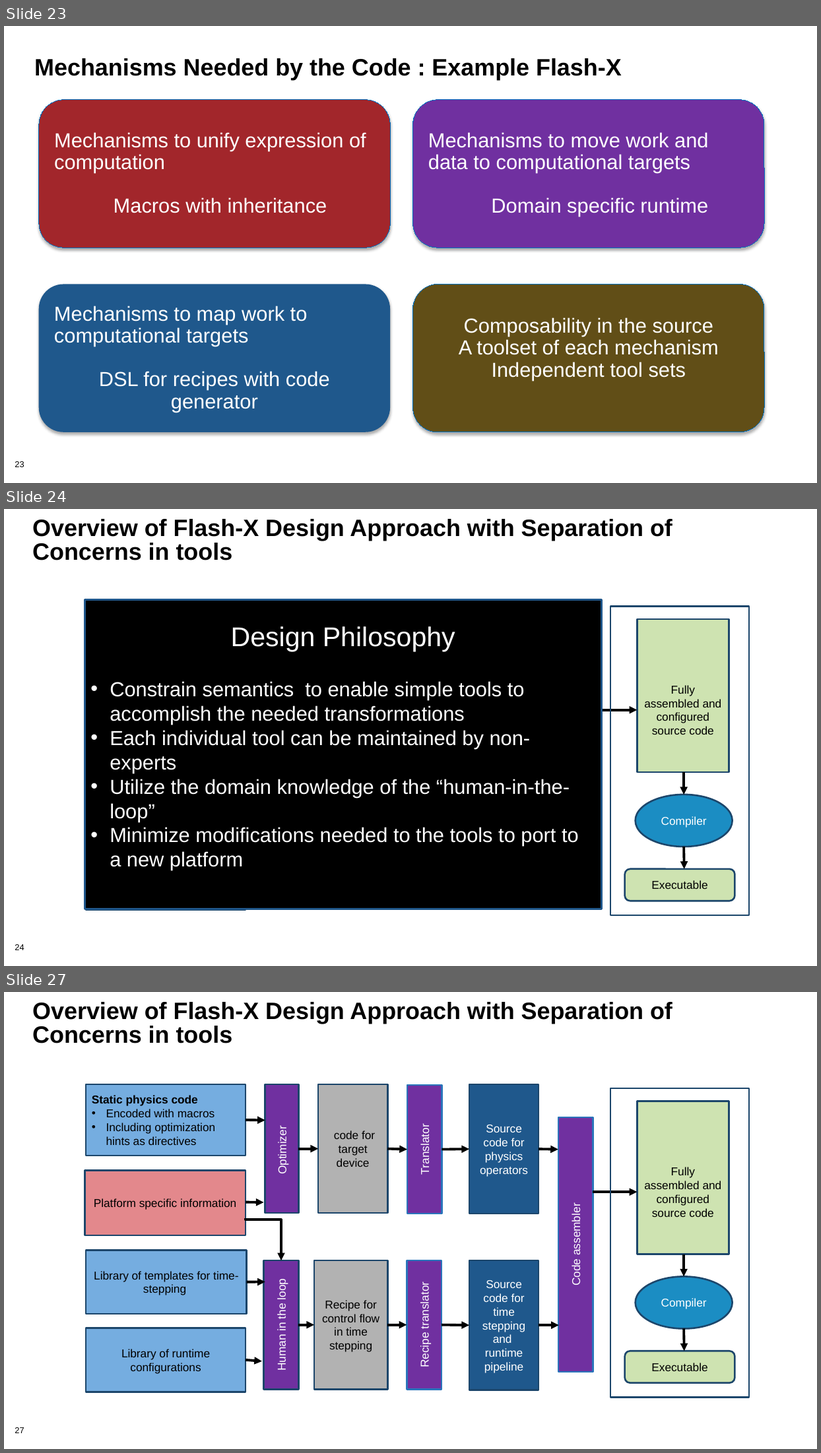
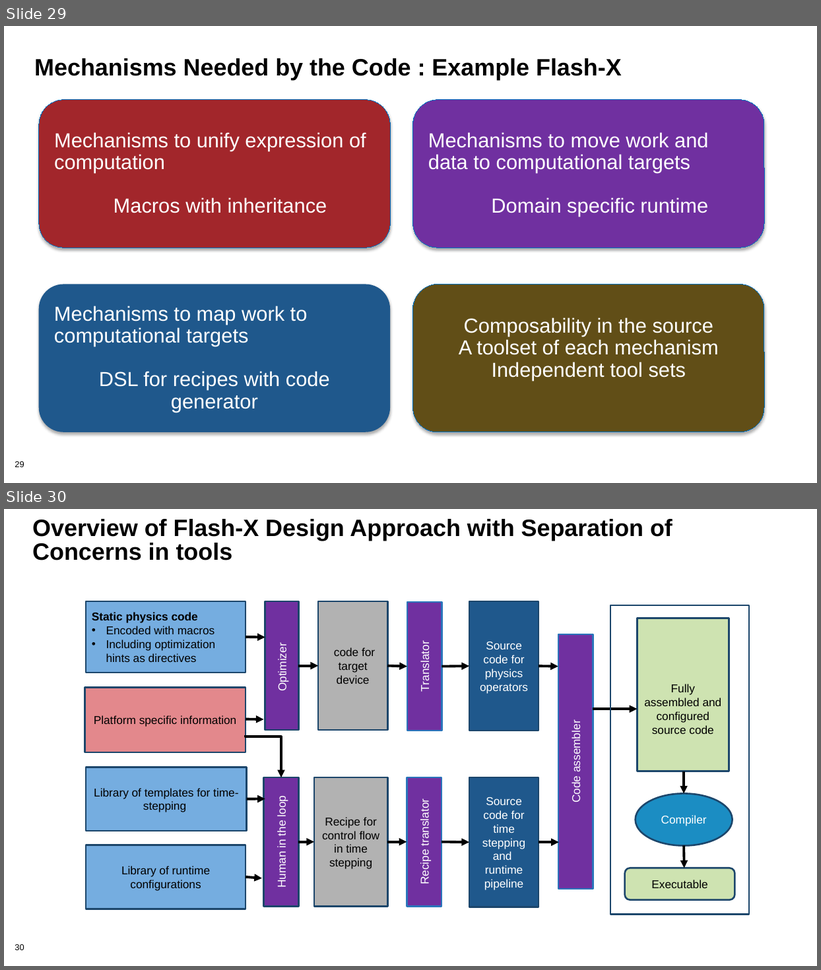
Before and after one commit to bssw-tutorial/presentations, a slide deck: design-a.pptx. Shown one above the other, each under a label of ours: slides 23, 24 and 27 before the commit, slides 29 and 30 after it; the slides between them are not shown. The pictures are 821x1453 and 821x970 pixels, drawn with LibreOffice and Linux fonts; fonts in the diff are those of the drawing; background and template pictures are left out. Boxes give left, top, right and bottom in pixels: in the first picture for what was removed or moved away, otherwise in the second. Text is boxed around its words. In the diff, an @@ line names an element or a change of style, - is before the commit and + after.

Commit message:
update design

```diff
--- a/design-a.pptx
+++ b/design-a.pptx
@@ slide 24 removed at (4, 509, 817, 966), background #FFFFFF; not listed: 1 template element that a slide beside it also shows @@
@@ title removed at (32, 519, 673, 560) @@
-Overview of Flash-X Design Approach with Separation of Concerns in tools
@@ rectangle removed at (85, 600, 601, 909) @@
-Design Philosophy
-• Constrain semantics to enable simple tools to accomplish the needed transformations
-• Each individual tool can be maintained by non-experts
-• Utilize the domain knowledge of the “human-in-the-loop”
-• Minimize modifications needed to the tools to port to a new platform
@@ group removed at (85, 606, 748, 916): 4 rectangles, 3 texts, 3 arrows, 1 ellipse, 1 rounded rectangle @@
-Fully assembled and configured source code
-Compiler
-Executable
@@ what was slide 23 is now slide 29 @@
@@ page number at (15, 462, 24, 468): text changed @@
-23
+29
@@ what was slide 27 is now slide 30 @@
@@ page number at (15, 945, 24, 951): text changed @@
-27
+30
```
Also in this commit, not shown: 1 slide changed, 8 slides added, 5 other slides removed.
